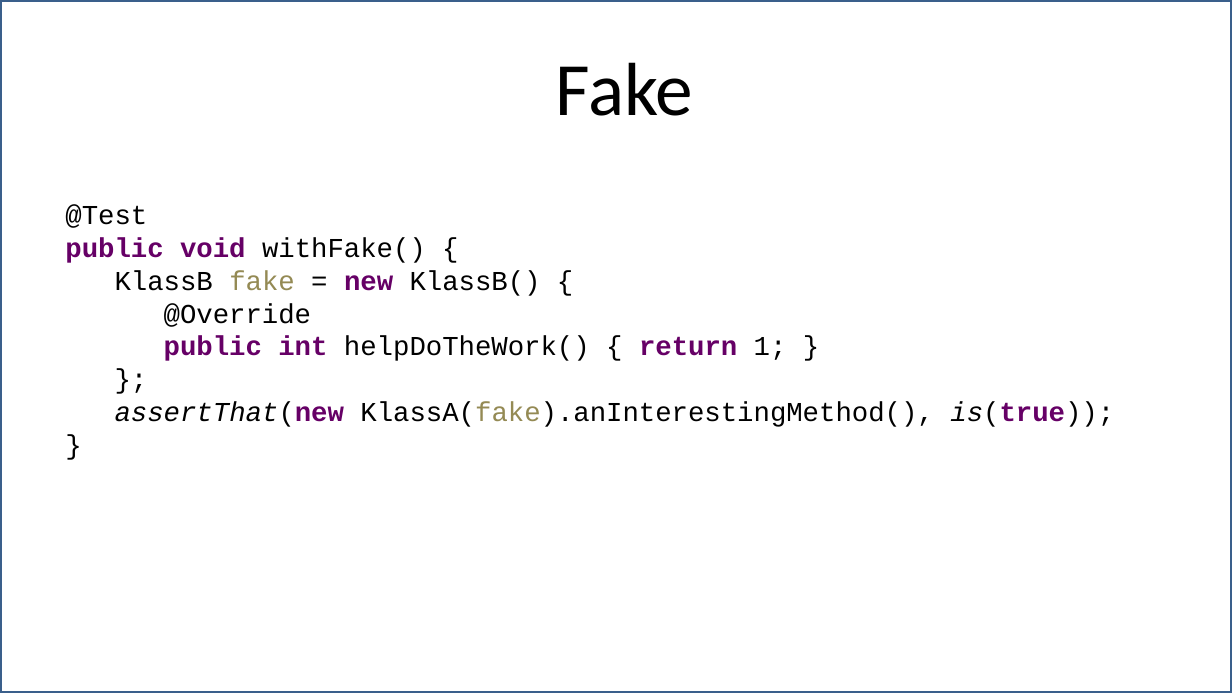
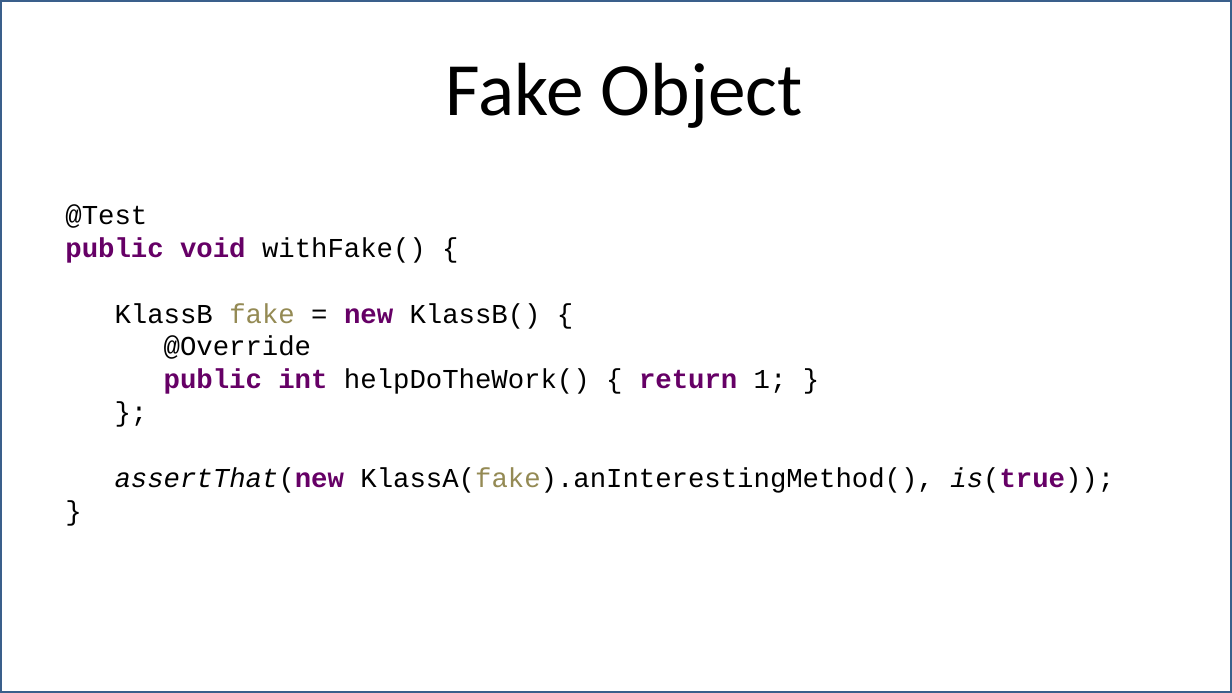
Before and after one commit to robindanzinger/chado_presentation, a slide deck: slide 17 of chadojs - who is testing the mocks - 16zu9.pptx (slide 18 before the commit). Drawn at 1232x693 pixels with LibreOffice and Linux fonts; fonts in the diff are those of the drawing. Boxes give left, top, right and bottom in pixels: in the first picture for what was removed or moved away, otherwise in the second. Text is boxed around its words. In the diff, an @@ line names an element or a change of style, - is before the commit and + after.

```diff
--- a/chadojs - who is testing the mocks - 16zu9.pptx
+++ b/chadojs - who is testing the mocks - 16zu9.pptx
@@ title at [446, 62, 803, 128]: text changed @@
-Fake
+Fake Object
@@ text "@Test" rewrapped from [65, 205, 1114, 427] to [65, 205, 1114, 493] @@
```
Also in this commit, not shown: 6 other slides changed, 3 slides added.
